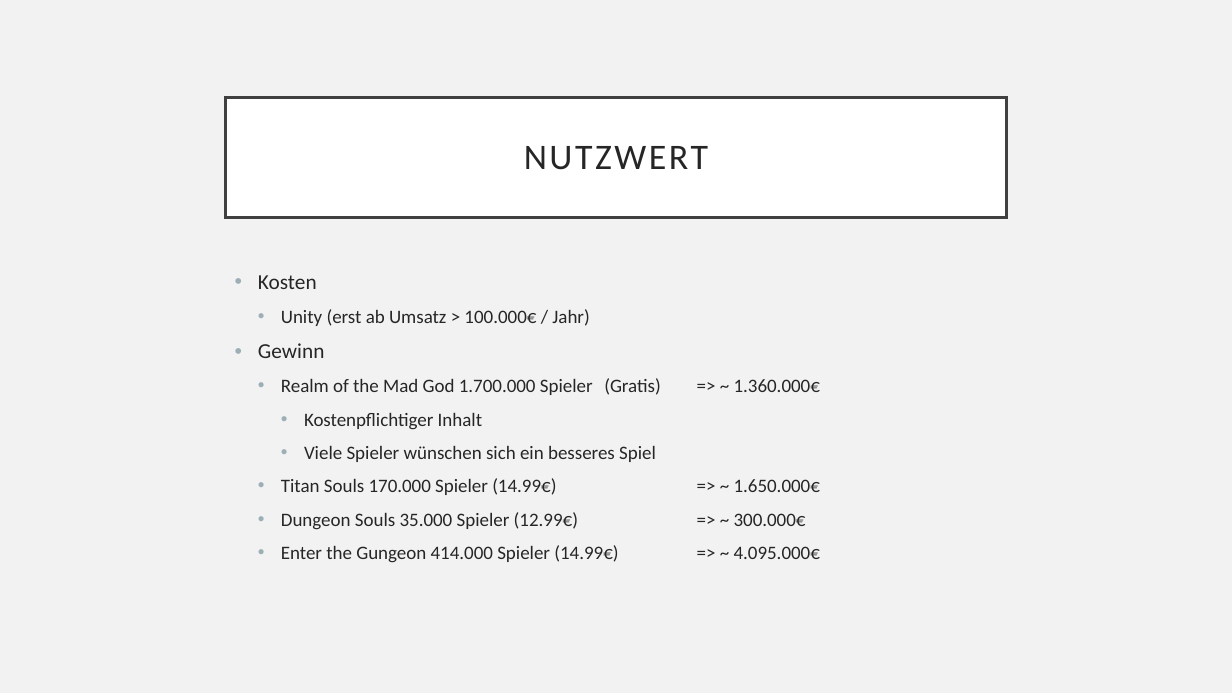
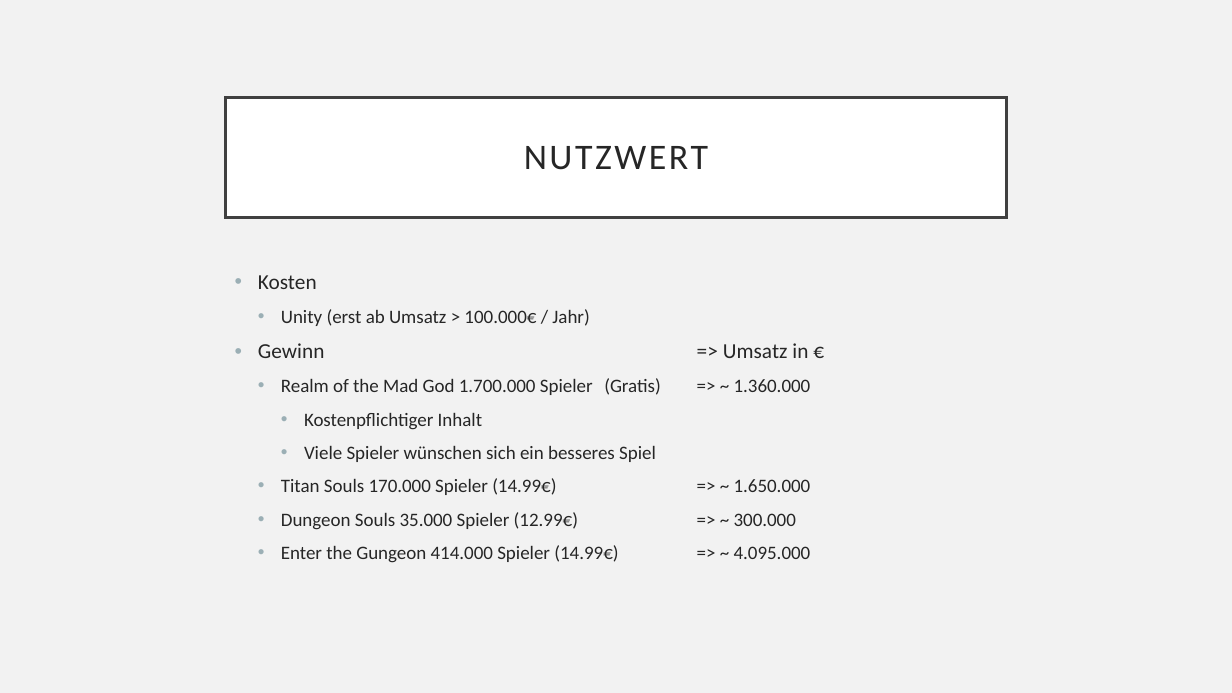
Before and after one commit to mreichl-tgm/hero, a slide deck: slide 7 of docs/project-presentation.pptx. Drawn at 1232x693 pixels with LibreOffice and Linux fonts; fonts in the diff are those of the drawing. Boxes give left, top, right and bottom in pixels: in the first picture for what was removed or moved away, otherwise in the second. Text is boxed around its words. In the diff, an @@ line names an element or a change of style, - is before the commit and + after.

```diff
--- a/docs/project-presentation.pptx
+++ b/docs/project-presentation.pptx
@@ text at [258, 343, 811, 395]: text changed @@
-• Gewinn
-  • Realm of the Mad God 1.700.000 Spieler (Gratis) => ~ 1.360.000€
+• Gewinn => Umsatz in €
+  • Realm of the Mad God 1.700.000 Spieler (Gratis) => ~ 1.360.000
@@ text at [281, 478, 811, 563]: text changed @@
-  • Titan Souls 170.000 Spieler (14.99€) => ~ 1.650.000€
-  • Dungeon Souls 35.000 Spieler (12.99€) => ~ 300.000€
-  • Enter the Gungeon 414.000 Spieler (14.99€) => ~ 4.095.000€
+  • Titan Souls 170.000 Spieler (14.99€) => ~ 1.650.000
+  • Dungeon Souls 35.000 Spieler (12.99€) => ~ 300.000
+  • Enter the Gungeon 414.000 Spieler (14.99€) => ~ 4.095.000
```
Also in this commit, not shown: 1 other slide changed.
